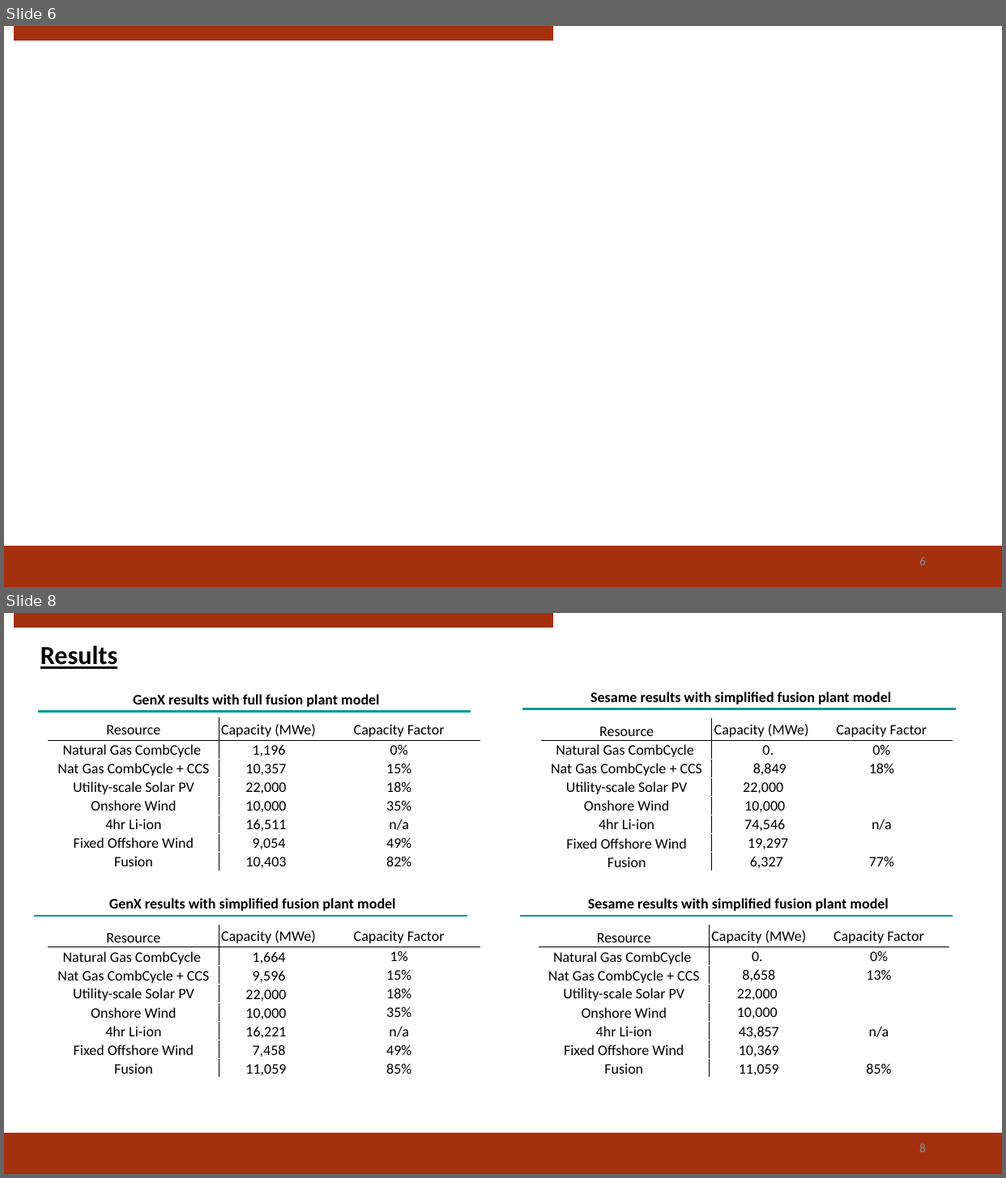
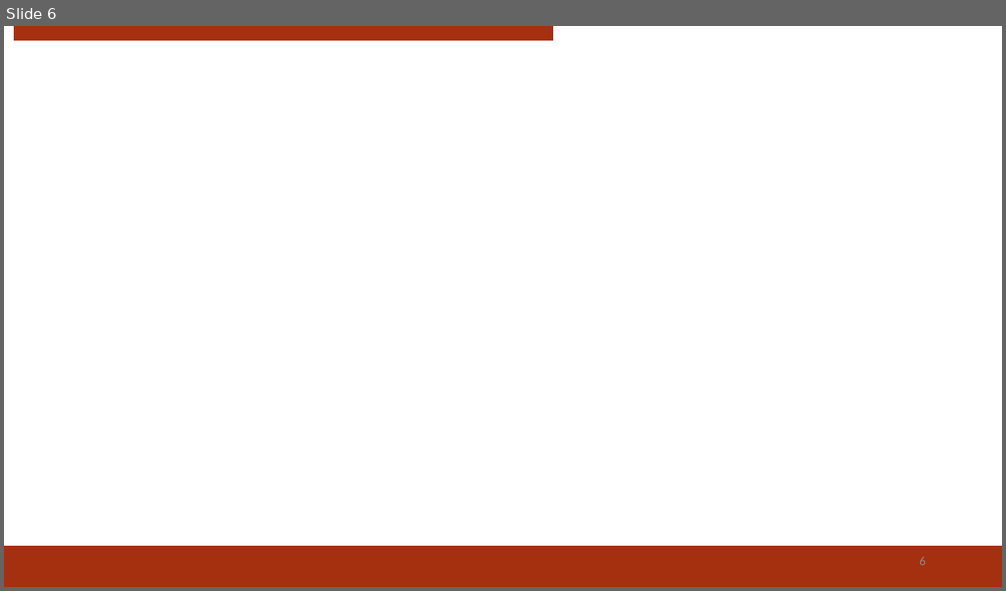
Before and after one commit to rmacd757/GenX, a slide deck: fusion_paper/sesame_comparison/GenX-Sesame comparison presentation.pptx. Shown one above the other, each under a label of ours: slides 6 and 8 before the commit, slide 6 after it; the slides between them are not shown. The pictures are 1006x1178 and 1006x591 pixels, drawn with LibreOffice and Linux fonts; fonts in the diff are those of the drawing; background and template pictures are left out. Boxes give left, top, right and bottom in pixels: in the first picture for what was removed or moved away, otherwise in the second. Text is boxed around its words. In the diff, an @@ line names an element or a change of style, - is before the commit and + after.

```diff
--- a/fusion_paper/sesame_comparison/GenX-Sesame comparison presentation.pptx
+++ b/fusion_paper/sesame_comparison/GenX-Sesame comparison presentation.pptx
@@ slide 8 removed at bbox=[4, 613, 1002, 1174], background #FFFFFF; not listed: 2 template elements that a slide beside it also shows @@
@@ text removed at bbox=[40, 645, 117, 669] @@
-Results
@@ rectangle removed at bbox=[503, 675, 972, 892] @@
@@ text removed at bbox=[133, 694, 379, 707] @@
-GenX results with full fusion plant model
@@ line removed from (522, 709) to (956, 709) @@
@@ text removed at bbox=[590, 692, 891, 705] @@
-Sesame results with simplified fusion plant model
@@ line removed from (38, 712) to (471, 712) @@
@@ table removed at bbox=[49, 717, 479, 871], 8 rows, 3 columns @@
-Resource | Capacity (MWe) | Capacity Factor
-Natural Gas CombCycle | 1,196 | 0%
-Nat Gas CombCycle + CCS | 10,357 | 15%
-Utility-scale Solar PV | 22,000 | 18%
-Onshore Wind | 10,000 | 35%
-4hr Li-ion | 16,511 | n/a
-Fixed Offshore Wind | 9,054 | 49%
-Fusion | 10,403 | 82%
@@ table removed at bbox=[542, 718, 952, 871], 8 rows, 3 columns @@
-Resource | Capacity (MWe) | Capacity Factor
-Natural Gas CombCycle | 0. | 0%
-Nat Gas CombCycle + CCS | 8,849 | 18%
-Utility-scale Solar PV | 22,000 | 
-Onshore Wind | 10,000 | 
-4hr Li-ion | 74,546 | n/a
-Fixed Offshore Wind | 19,297 | 
-Fusion | 6,327 | 77%
@@ rectangle removed at bbox=[19, 877, 488, 1094] @@
@@ text removed at bbox=[109, 898, 395, 911] @@
-GenX results with simplified fusion plant model
@@ rectangle removed at bbox=[503, 886, 972, 1103] @@
@@ text removed at bbox=[588, 898, 888, 911] @@
-Sesame results with simplified fusion plant model
@@ line removed from (34, 916) to (467, 916) @@
@@ table removed at bbox=[49, 925, 479, 1079], 8 rows, 3 columns @@
-Resource | Capacity (MWe) | Capacity Factor
-Natural Gas CombCycle | 1,664 | 1%
-Nat Gas CombCycle + CCS | 9,596 | 15%
-Utility-scale Solar PV | 22,000 | 18%
-Onshore Wind | 10,000 | 35%
-4hr Li-ion | 16,221 | n/a
-Fixed Offshore Wind | 7,458 | 49%
-Fusion | 11,059 | 85%
@@ line removed from (520, 916) to (953, 916) @@
@@ table removed at bbox=[539, 925, 949, 1079], 8 rows, 3 columns @@
-Resource | Capacity (MWe) | Capacity Factor
-Natural Gas CombCycle | 0. | 0%
-Nat Gas CombCycle + CCS | 8,658 | 13%
-Utility-scale Solar PV | 22,000 | 
-Onshore Wind | 10,000 | 
-4hr Li-ion | 43,857 | n/a
-Fixed Offshore Wind | 10,369 | 
-Fusion | 11,059 | 85%
@@ page number removed at bbox=[919, 1144, 926, 1152] @@
-8
```
Also in this commit, not shown: 3 slides changed, 1 other slide removed.
